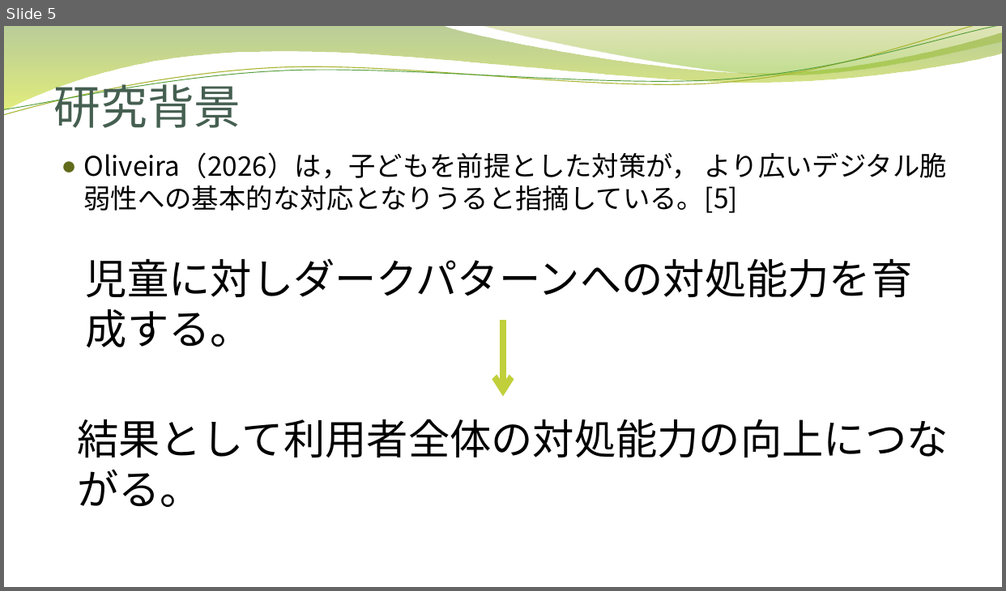
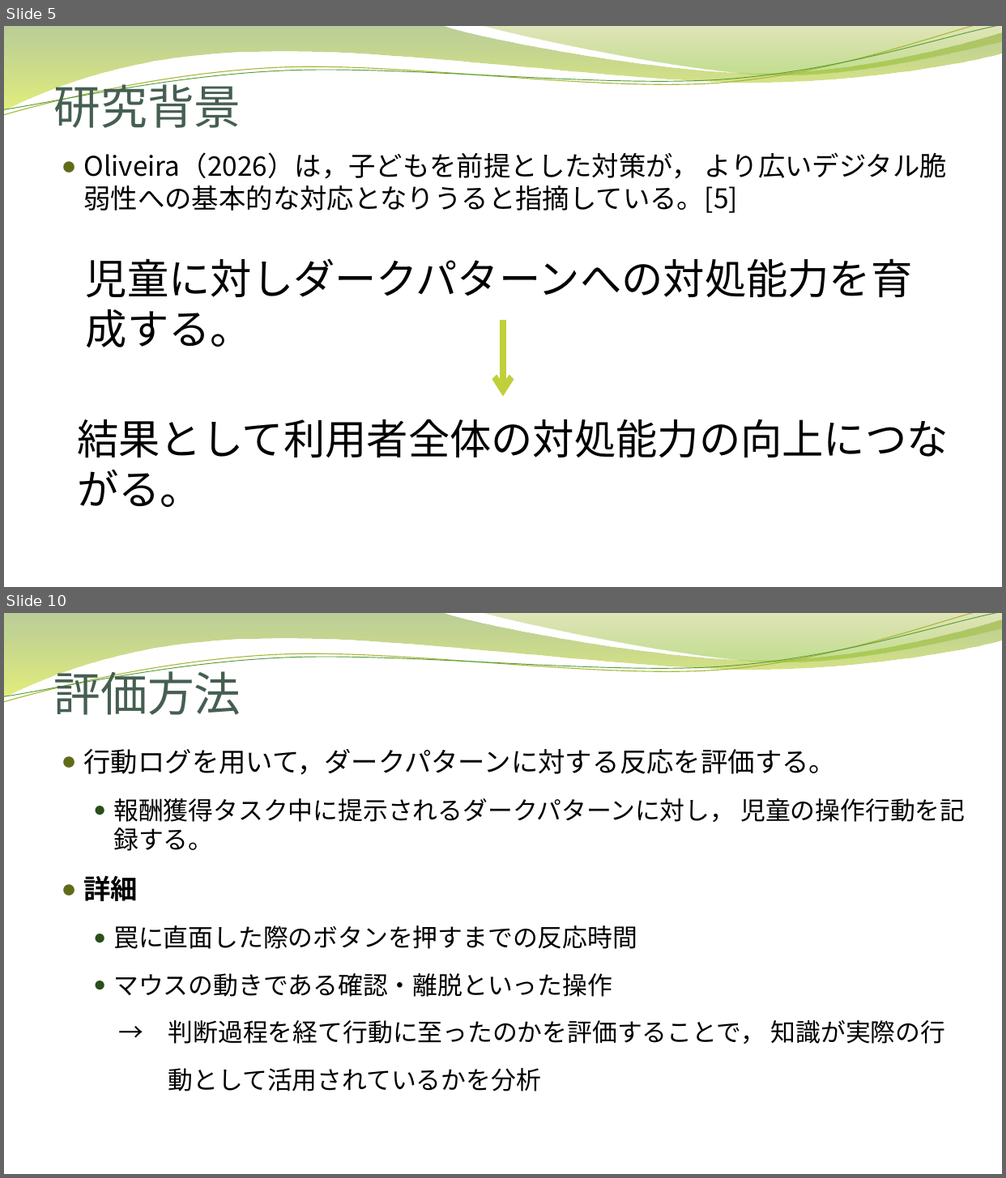
Before and after one commit to nishinekoma/graduate-school, a slide deck: 自身の研究/大学院での研究/修士論文進捗発表.pptx. Shown one above the other, each under a label of ours: slide 5 before the commit, slides 5 and 10 after it; the slides between them are not shown. The pictures are 1006x591 and 1006x1178 pixels, drawn with LibreOffice and Linux fonts; fonts in the diff are those of the drawing; background and template pictures are left out. Boxes give left, top, right and bottom in pixels: in the first picture for what was removed or moved away, otherwise in the second. Text is boxed around its words. In the diff, an @@ line names an element or a change of style, - is before the commit and + after.

```diff
--- a/自身の研究/大学院での研究/修士論文進捗発表.pptx
+++ b/自身の研究/大学院での研究/修士論文進捗発表.pptx
@@ slide 10 added at <box>4,613,1002,1174</box>, background picture (left out); not listed: 4 template elements that a slide beside it also shows @@
@@ title added at <box>54,663,241,715</box>, 45 pt, text #455F51 @@
+評価方法
@@ text added at <box>83,749,965,1092</box>, 24 pt, text #000000 @@
+● 行動ログを用いて，ダークパターンに対する反応を評価する。
+  ● 報酬獲得タスク中に提示されるダークパターンに対し， 児童の操作行動を記録する。
+● 詳細
+  ● 罠に直面した際のボタンを押すまでの反応時間
+  ● マウスの動きである確認・離脱といった操作
+  → 判断過程を経て行動に至ったのかを評価することで， 知識が実際の行
+  動として活用されているかを分析
```
Also in this commit, not shown: 4 slides changed, 7 other slides added, 2 slides removed, 3 other files.
